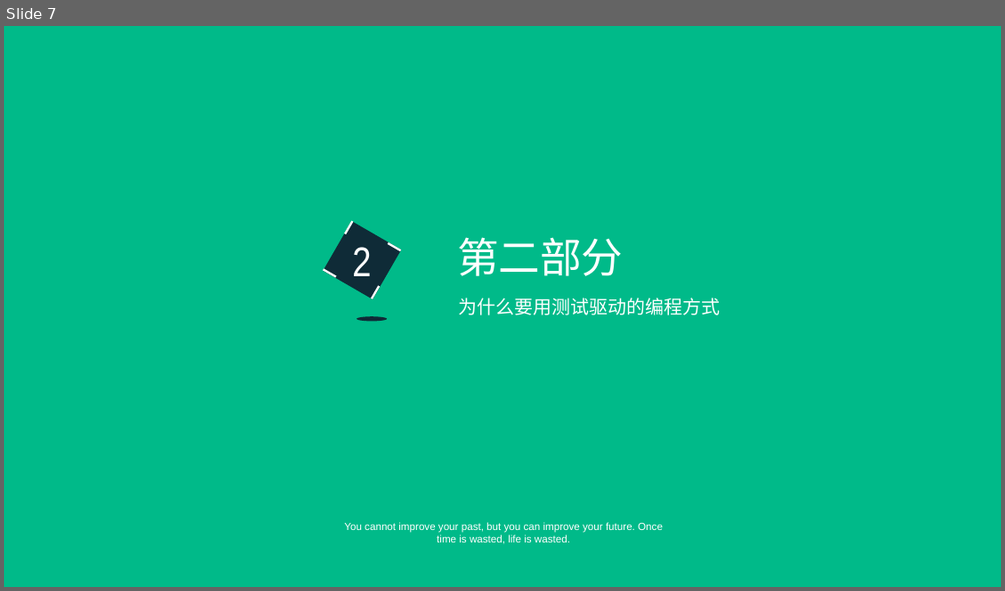
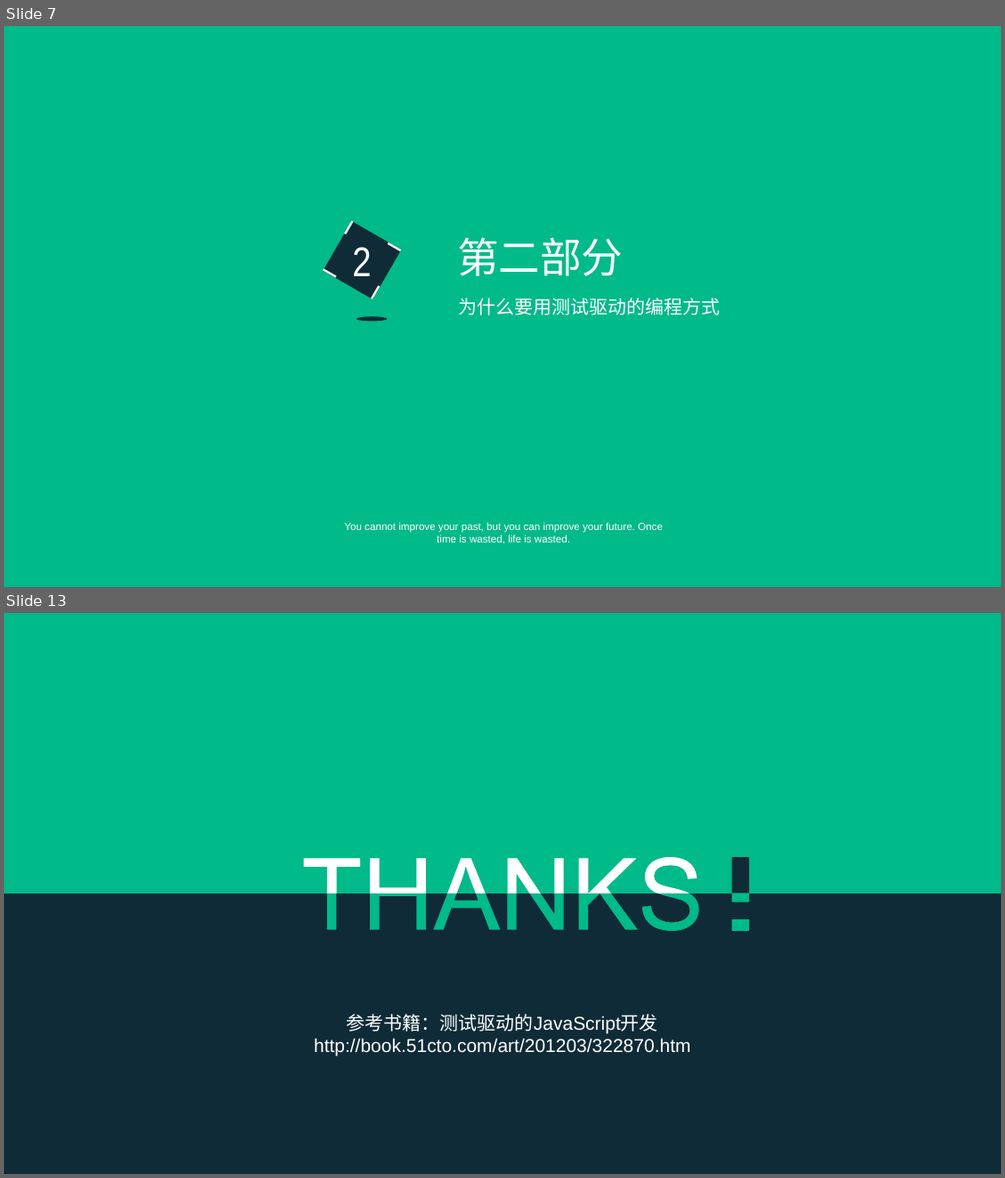
Before and after one commit to hanangjie/play, a slide deck: share/TDT/测试驱动开发.ppt. Shown one above the other, each under a label of ours: slide 7 before the commit, slides 7 and 13 after it; the slides between them are not shown. The pictures are 1005x591 and 1005x1178 pixels, drawn with LibreOffice and Linux fonts; fonts in the diff are those of the drawing. Boxes give left, top, right and bottom in pixels: in the first picture for what was removed or moved away, otherwise in the second. Text is boxed around its words. In the diff, an @@ line names an element or a change of style, - is before the commit and + after.

```diff
--- a/share/TDT/测试驱动开发.ppt
+++ b/share/TDT/测试驱动开发.ppt
@@ slide 13 added at bbox=[4, 613, 1001, 1174], background #00BA89 @@
@@ rectangle added at bbox=[4, 893, 1000, 1174], fill #0F2B37, 18 pt, text #FFFFFF @@
+参考书籍：测试驱动的JavaScript开发
+http://book.51cto.com/art/201203/322870.htm
@@ group added at bbox=[304, 857, 748, 931]: 3 rectangles, 2 freeform shapes @@
```
Also in this commit, not shown: 1 slide changed, 4 other slides added, 9 slides removed.
